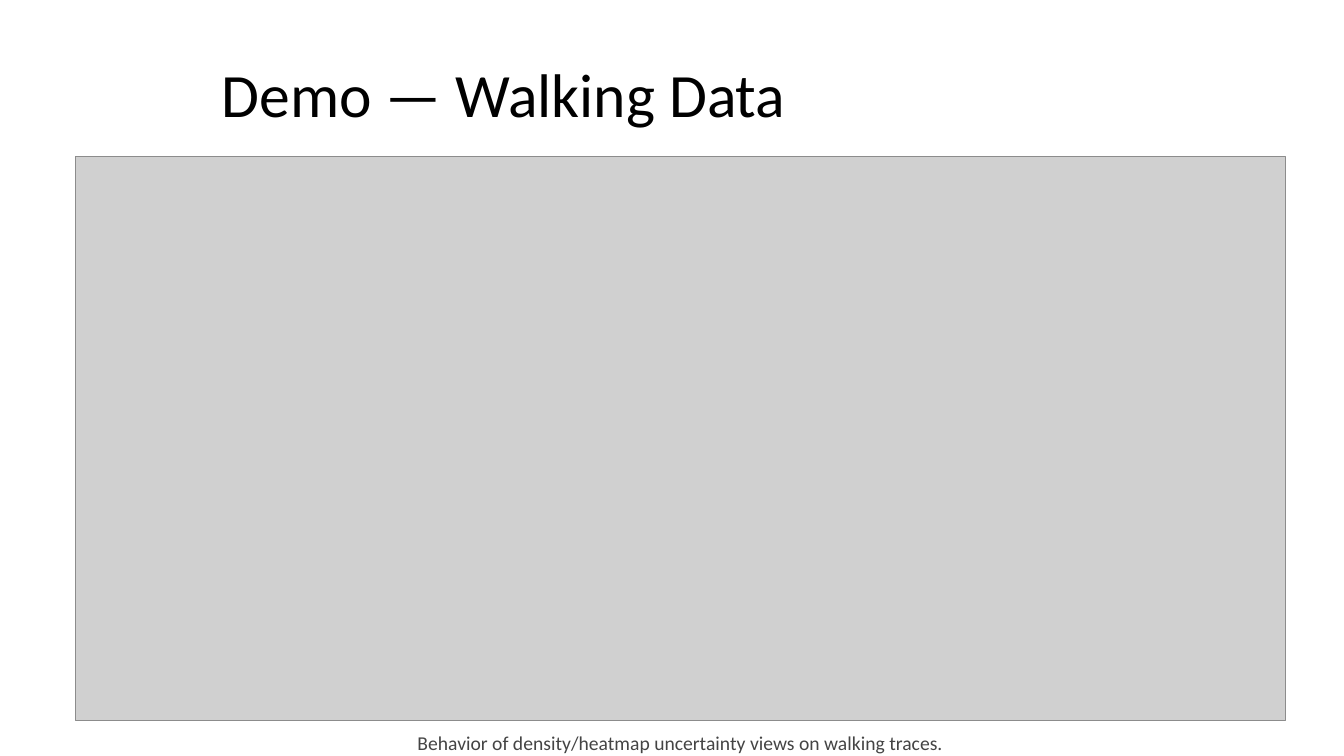
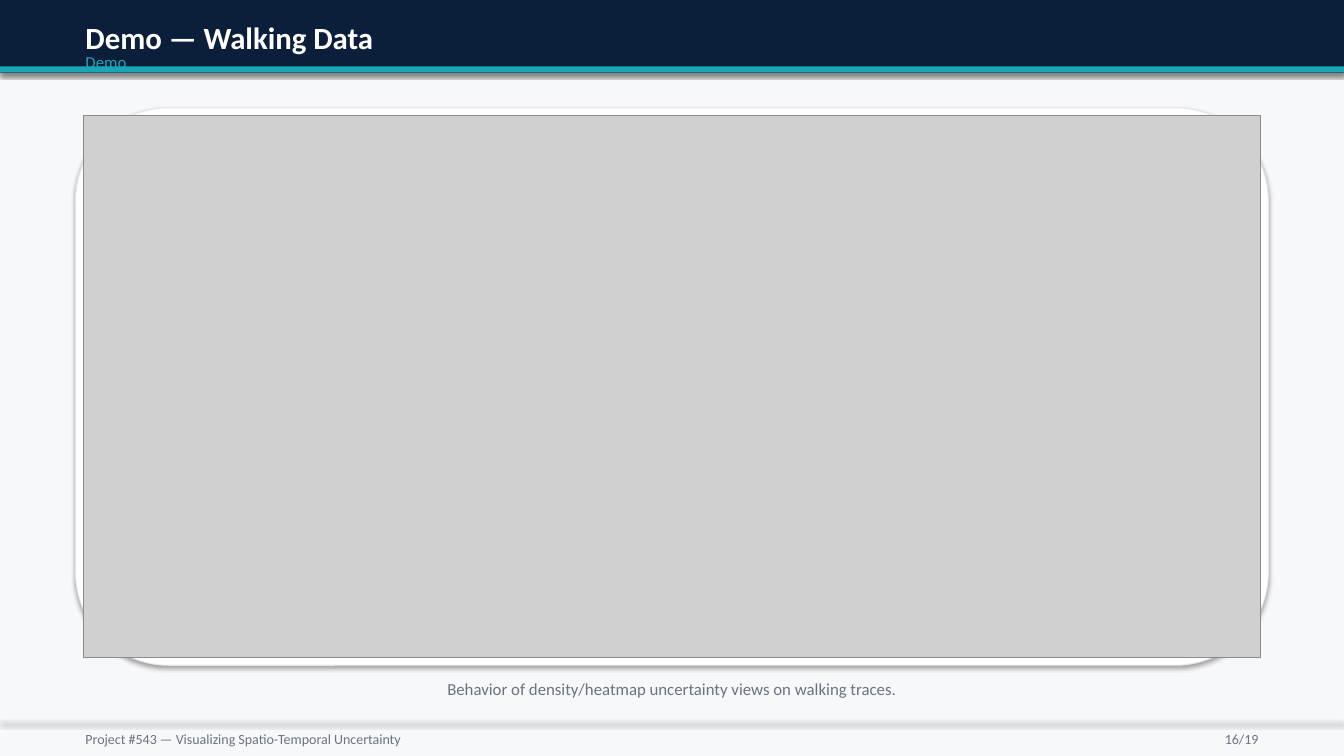
Before and after one commit to mufasa-349/GRAD-Project-Proposal-Presentation, a slide deck: slide 16 of out/Project_543_Uncertainty_Visualization.pptx. Drawn at 1344x756 pixels with LibreOffice and Linux fonts; fonts in the diff are those of the drawing; grey boxes stand for pictures. Boxes give left, top, right and bottom in pixels: in the first picture for what was removed or moved away, otherwise in the second. Text is boxed around its words. In the diff, an @@ line names an element or a change of style, - is before the commit and + after.

```diff
--- a/out/Project_543_Uncertainty_Visualization.pptx
+++ b/out/Project_543_Uncertainty_Visualization.pptx
@@ background #FFFFFF to #F7F8FA @@
@@ rectangle added at [0,0,1344,73], fill #0B1F3B @@
@@ text "Demo — Walking Data": place and size @@
-text "Demo — Walking Data" at [222,74,785,128]
+text "Demo — Walking Data" at [204,27,373,55]
@@ text "Demo — Walking Data" at [204,27,373,55]: size 44 to 22 pt, text colour #000000 to #FFFFFF, bold on; alignment centre to left; vertical alignment middle to top @@
@@ text added at [85,29,161,58], 12 pt, text #1AA6B7 @@
+Demo
@@ rectangle added at [0,67,1344,73], fill #1AA6B7 @@
@@ rounded rectangle added at [76,108,1268,665], fill #FFFFFF, outline #E5E7EB 0.75 pt @@
@@ picture: place and size @@
-picture at [76,156,1286,721]
+picture at [84,116,1260,657]
@@ text "Behavior of density/heatmap uncertainty views ...": place and size @@
-text "Behavior of density/heatmap uncertainty views ..." at [417,736,942,754]
+text "Behavior of density/heatmap uncertainty views ..." at [447,683,895,698]
@@ text "Behavior of density/heatmap uncertainty views ..." at [447,683,895,698]: size 14 to 12 pt, text colour #444444 to #6B7280 @@
@@ rectangle added at [0,721,1344,723], fill #E5E7EB @@
@@ text added at [85,734,401,747], 10 pt, text #6B7280 @@
+Project #543 — Visualizing Spatio-Temporal Uncertainty
@@ text added at [1225,734,1259,745], 10 pt, text #6B7280 @@
+16/19
```
Also in this commit, not shown: 17 other slides changed, 1 slide added, 1 slide removed, 1 other file.
